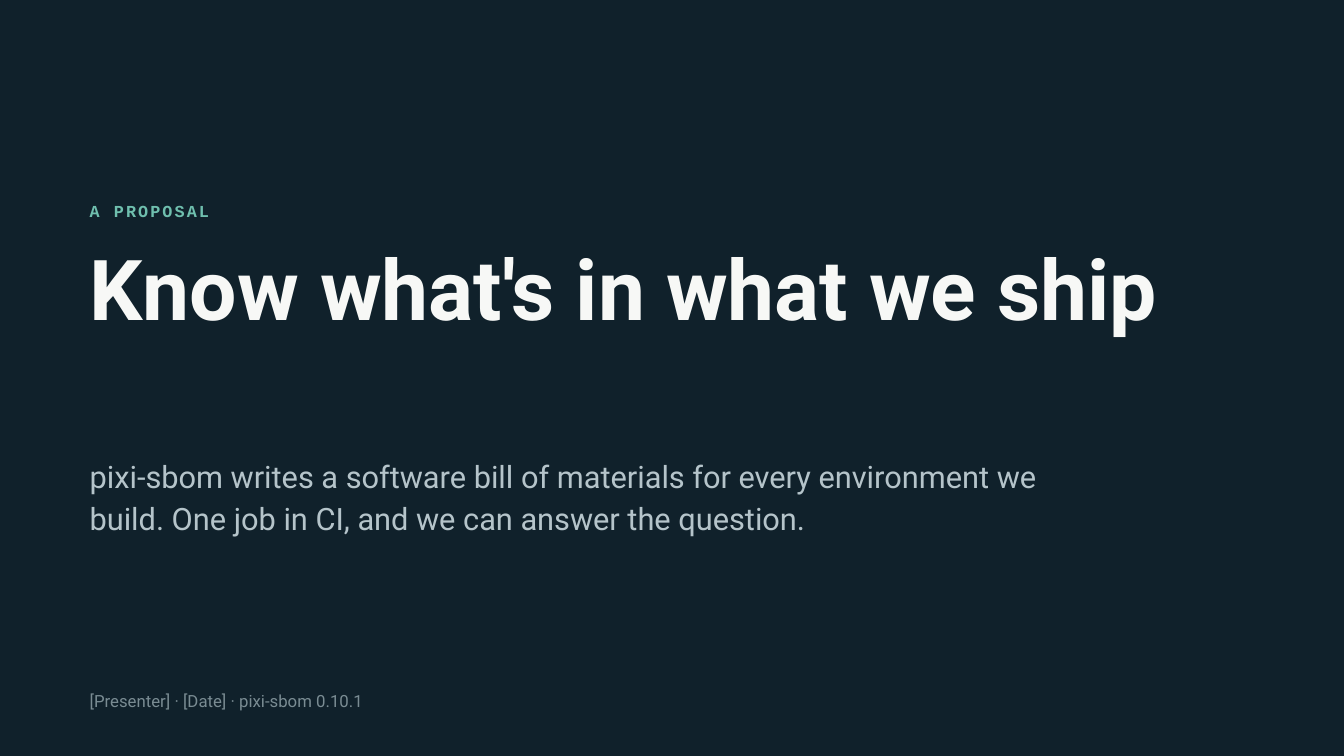
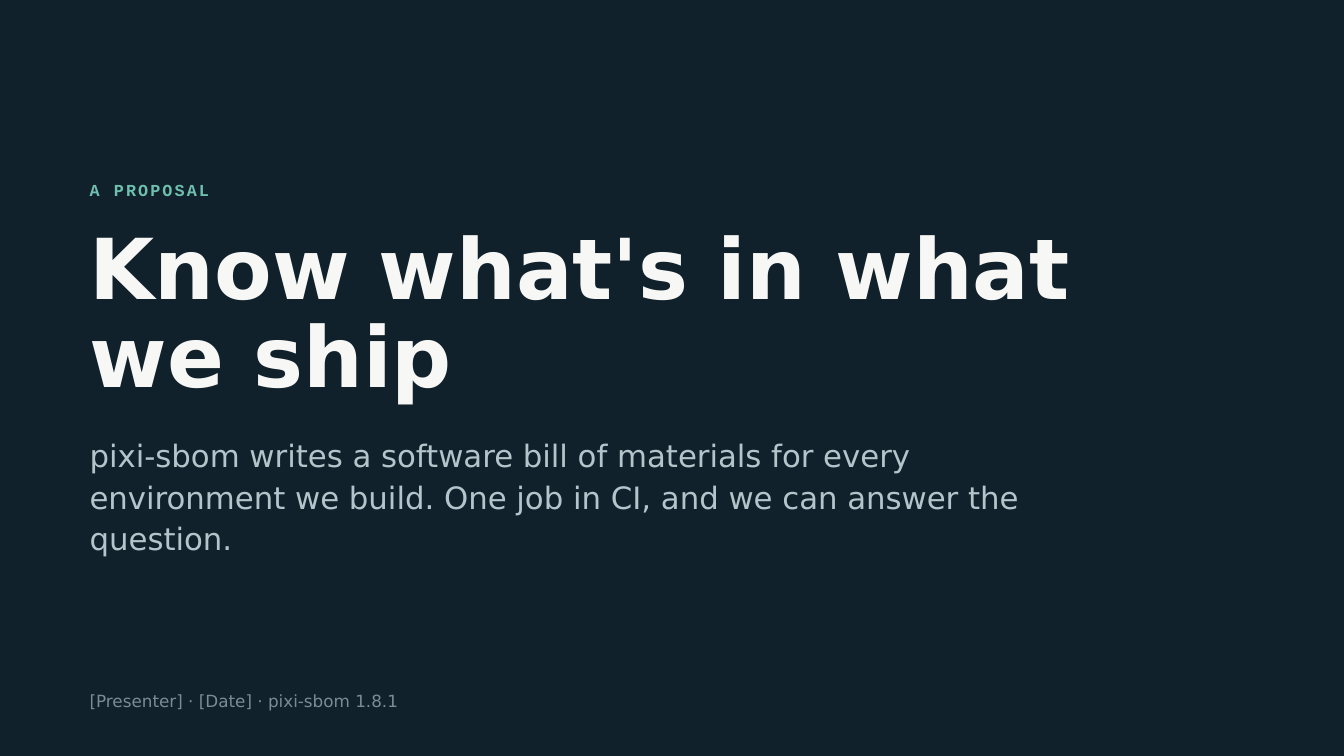
Before and after one commit to aesir-oss/pixi-sbom, a slide deck: slide 1 of docs/presentations/engineering-management/pixi-sbom-engineering.pptx. Drawn at 1344x756 pixels with LibreOffice and Linux fonts; fonts in the diff are those of the drawing. Boxes give left, top, right and bottom in pixels: in the first picture for what was removed or moved away, otherwise in the second. Text is boxed around its words. In the diff, an @@ line names an element or a change of style, - is before the commit and + after.

```diff
--- a/docs/presentations/engineering-management/pixi-sbom-engineering.pptx
+++ b/docs/presentations/engineering-management/pixi-sbom-engineering.pptx
@@ text "A PROPOSAL": place and size @@
-text "A PROPOSAL" at [90,206,209,217]
+text "A PROPOSAL" at [90,185,209,196]
@@ title "Know what's in what we ..." at [90,235,1070,405]: font Roboto to DejaVu Sans @@
@@ title "Know what's in what we ...": place and size @@
-title "Know what's in what we ..." at [90,257,1157,337]
+title "Know what's in what we ..." at [90,235,1070,405]
@@ text "pixi-sbom writes a software bill ...": place and size @@
-text "pixi-sbom writes a software bill ..." at [90,464,1036,537]
+text "pixi-sbom writes a software bill ..." at [90,443,1019,557]
@@ text "pixi-sbom writes a software bill ..." at [90,443,1019,557]: font Roboto to DejaVu Sans @@
@@ text at [90,694,398,711]: text changed; font Roboto to DejaVu Sans @@
-[Presenter] · [Date] · pixi-sbom 0.10.1
+[Presenter] · [Date] · pixi-sbom 1.8.1
```
Also in this commit, not shown: 10 other slides changed, 1 slide added, 1 slide removed, 16 other files.
